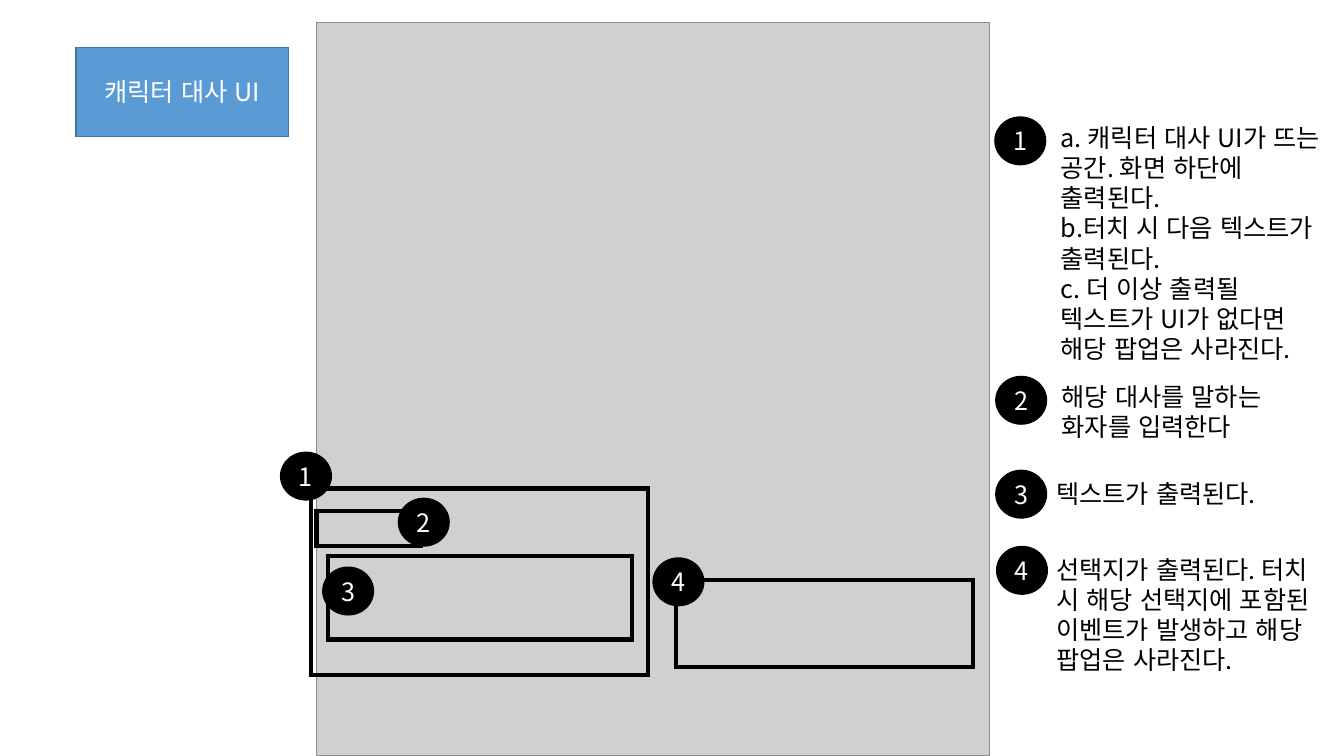
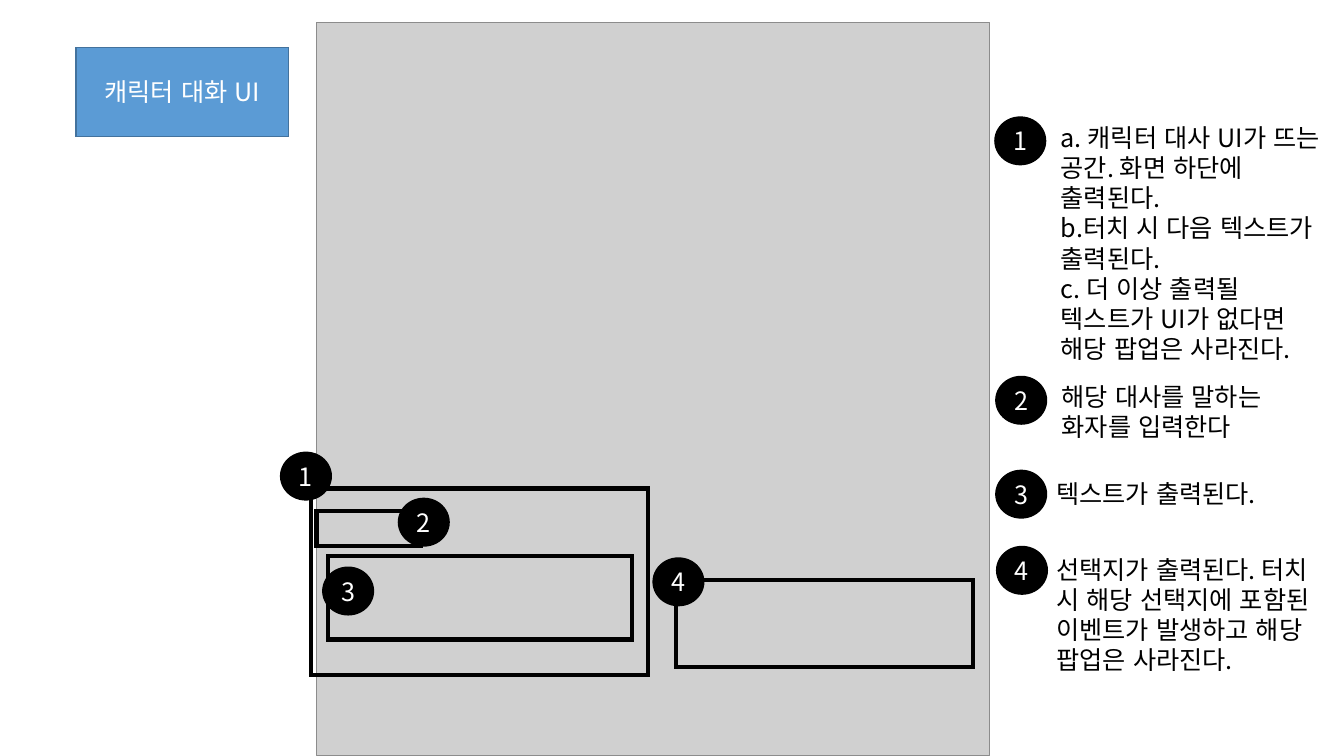
Before and after one commit to Kjaeseong/RocketTeamDocu, a slide deck: slide 11 of 00.기획서/221020_팝업UI시스템 기획서_V100.pptx (slide 10 before the commit). Drawn at 1344x756 pixels with LibreOffice and Linux fonts; fonts in the diff are those of the drawing; grey boxes stand for pictures. Boxes give left, top, right and bottom in pixels: in the first picture for what was removed or moved away, otherwise in the second. Text is boxed around its words. In the diff, an @@ line names an element or a change of style, - is before the commit and + after.

```diff
--- a/00.기획서/221020_팝업UI시스템 기획서_V100.pptx
+++ b/00.기획서/221020_팝업UI시스템 기획서_V100.pptx
@@ text in rectangle at box(104, 80, 260, 103): text changed @@
-캐릭터 대사 UI
+캐릭터 대화 UI
```
Also in this commit, not shown: 1 other slide changed, 1 slide added, 1 other file.
